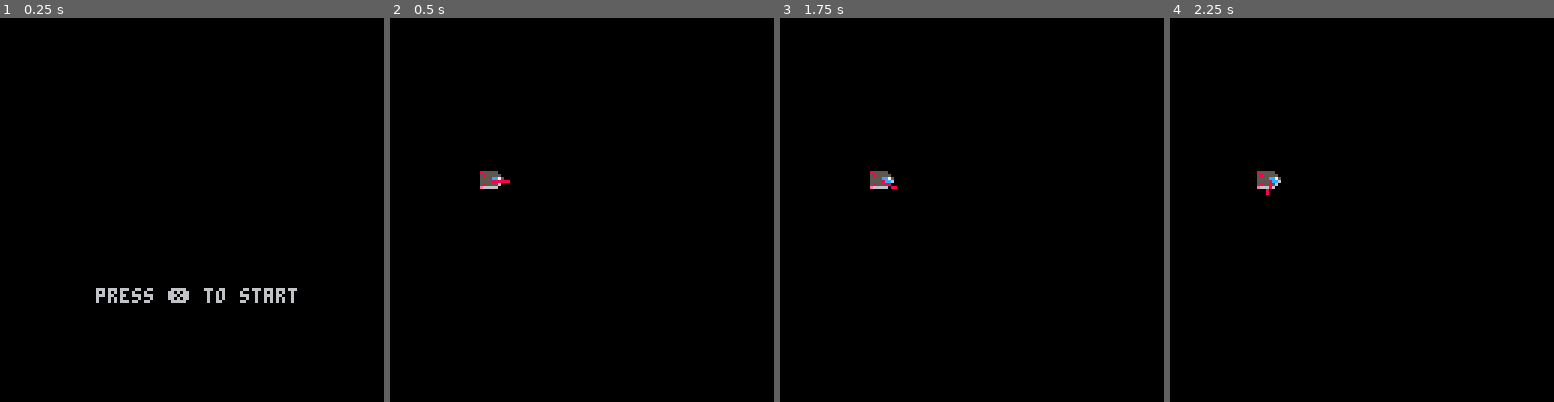
Above: before the commit, frames 1-4 (left to right).
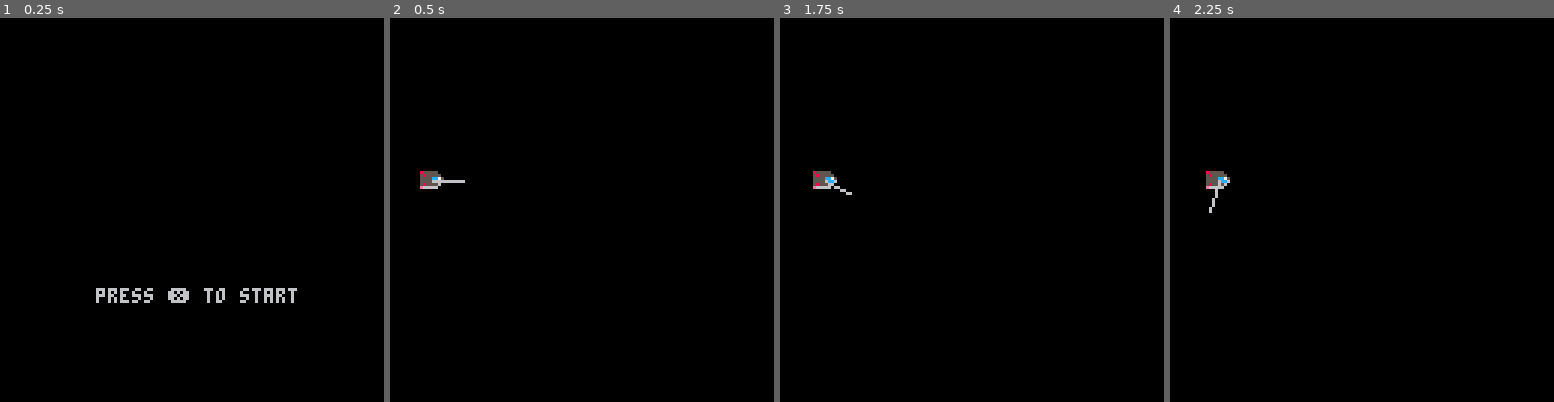
Above: after the commit, the same moments.

Repository: thoughtlesslabs/lasthuman
Game: PICO-8 cartridge lasthuman.p8
The game is run twice, just before and just after one commit, with the same random seed, the same clock (stepped at 60 frames per second) and the same inputs.
Inputs:
- Up to frame 1 (0.25 s): no input
- Up to frame 2 (0.5 s): tap X (X key) at 0.33 s
- Up to frame 3 (1.75 s): tap O (Z key) at 0.7, 1.7 s; tap X (X key) at 1.07 s; hold Right from 1.6 s (still down)
- Up to frame 4 (2.25 s): tap X (X key) at 1.85 s; release Right at 2.1 s; tap O (Z key) at 2.1 s; hold Up from 2.15 s (still down)

Frame 1 is identical in both runs. In frame 2, 0.6% of the frame differs, in the area x 7-32%, y 39-45%; in frame 3, 0.6%; in frame 4, 0.6%, in the area x 9-29%, y 39-51%.

Commit message:
Movement solved

Diff:
--- a/lasthuman.p8
+++ b/lasthuman.p8
@@ -1,5 +1,5 @@
 pico-8 cartridge // http://www.pico-8.com
-version 34
+version 35
 __lua__
 -- the last human
 -- chapter 4
@@ -7,13 +7,16 @@
 function _init()
  _update60 = update_menu
 	_draw = draw_menu
-	init_player(30,50,1)
+	init_player(10,50,1)
 	init_map()
 	reading=false
 	gameover = false
 	logoy=-30
 	logody=40
 	debug=""
+	angle=0
+	tangle=0
+	pi = 3.14159
 end
 
 function init_map()
@@ -31,10 +34,12 @@
 	p = {}
 	p.x = px
 	p.y = py
-	p.tx = 0
-	p.nx = cos(p.tx)*5 + p.x+4
-	p.ny = sin(p.tx)*5 + p.y+4
+	p.dx = 0
+	p.dy = 0
+	p.ang = 0
 	p.acc = 0
+	p.rot = 0
+	p.thrust = 0.005
 	p.sprite = sp
 end
 
@@ -63,29 +68,41 @@
 end
 
 function move_player()
-	p.nx = cos(p.tx)*5 + p.x+4
-	p.ny = sin(p.tx)*5 + p.y+4
-
-	if btn(0) then p.tx += 0.01 end
-	if btn(1) then p.tx -= 0.01 end
-	if btn(2) then p.acc += 0.01 end
-	if btn(3) then p.acc -= 0.01 end
-
-	p.acc = mid(0,p.acc,1)
-
-
-	if p.tx > 1 then
-		p.tx = 0.01
-	end
-	if p.tx < -0.01 then
-		p.tx = 0.99
-	end
-
-	p.x += cos(p.tx)*p.acc
-	p.y += sin(p.tx)*p.acc
-
-	p.x = mid(0,p.x,128)
-	p.y = mid(0,p.y,128)
+	local turnspeed = 0.01
+
+	if btn(0) then
+		p.ang += turnspeed
+	end
+
+	if btn(1) then
+		p.ang -= turnspeed
+	end
+
+	if p.ang > 0.999 then
+		p.ang = 0
+	end
+	if p.ang < -0.001 then
+		p.ang = 0.999
+	end
+
+	if btn(4) then
+		p.dx = p.dx + cos(p.ang)*p.thrust
+		p.dy = p.dy + sin(p.ang)*p.thrust
+	end
+
+	dirx = p.x+4 + cos(p.ang)*10
+	diry = p.y+4 + sin(p.ang)*10
+
+	p.x = p.x + p.dx
+	p.y = p.y + p.dy
+
+	p.x = mid(-5,p.x,128)
+	p.y = mid(-5,p.y,128)
+
+end
+
+function thruster()
+
 end
 -->8
 -- draw functions
@@ -102,7 +119,7 @@
 	draw_map()
 	draw_player()
 	print(debug)
-	line(p.x+4,p.y+4,p.nx,p.ny,8)
+	line(p.x+4,p.y+4,dirx,diry)
 end
 
 function draw_map()
